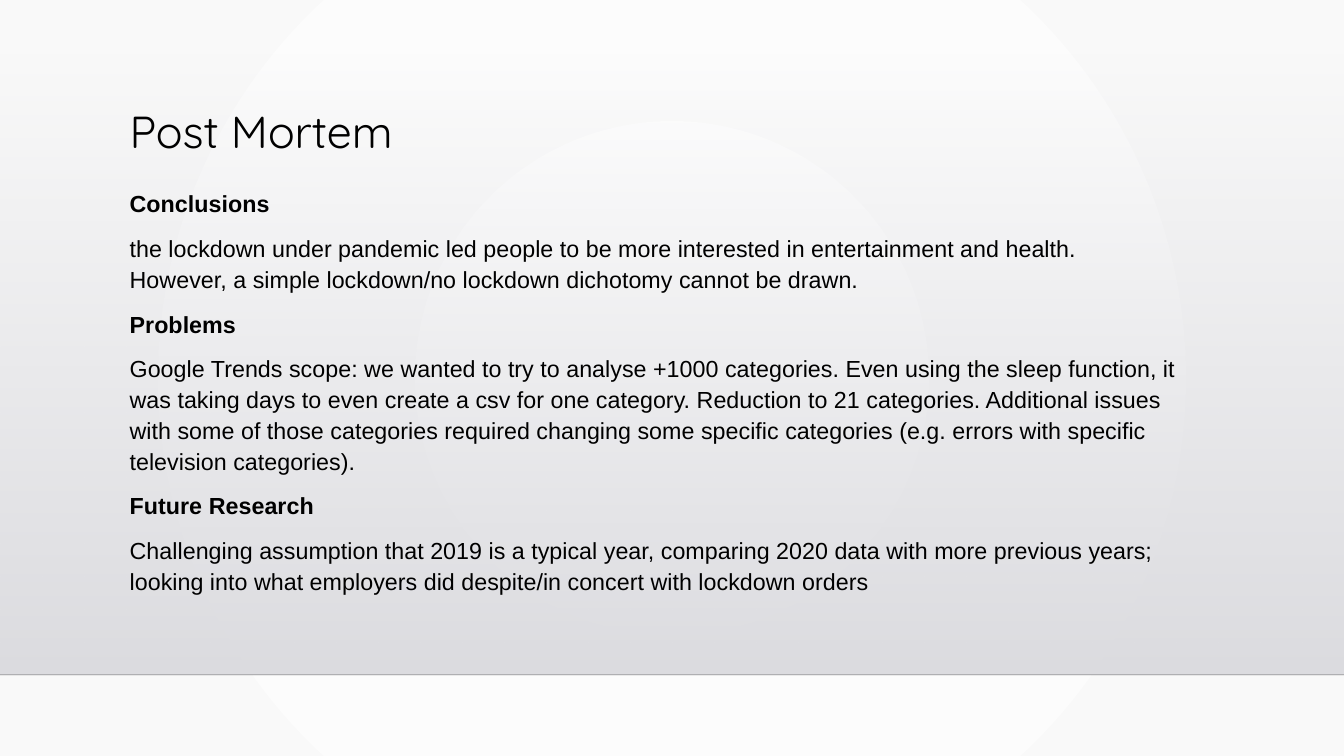
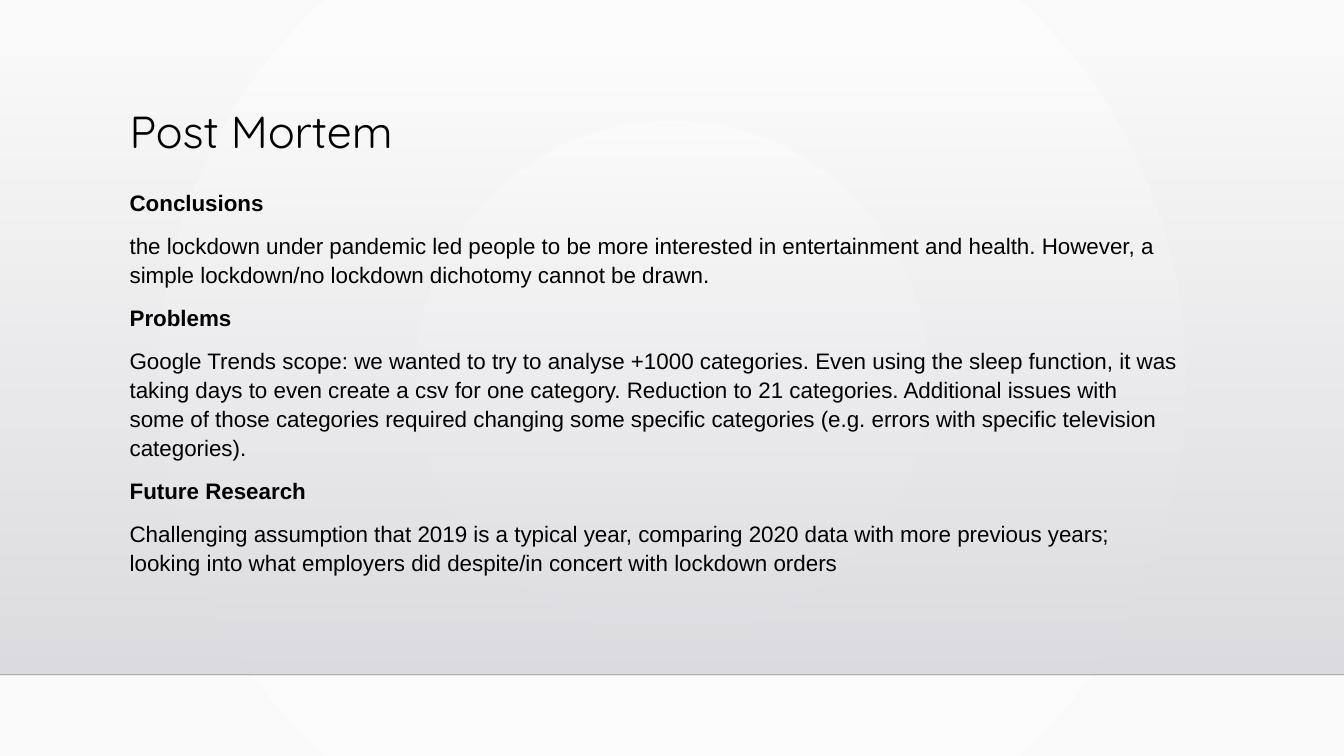
Before and after one commit to sarahDH615/google_trends_covid_project, a slide deck: slide 17 of final/final_presentation.pptx. Drawn at 1344x756 pixels with LibreOffice and Linux fonts; fonts in the diff are those of the drawing; background and template pictures are left out. Boxes give left, top, right and bottom in pixels: in the first picture for what was removed or moved away, otherwise in the second. Text is boxed around its words. In the diff, an @@ line names an element or a change of style, - is before the commit and + after.

```diff
--- a/final/final_presentation.pptx
+++ b/final/final_presentation.pptx
@@ text "Conclusions" at <box>130,194,1177,576</box>: size 16.6 to 16 pt; line spacing 1.1 to 1.08 @@
```
Also in this commit, not shown: 8 other slides changed, 1 other file.
